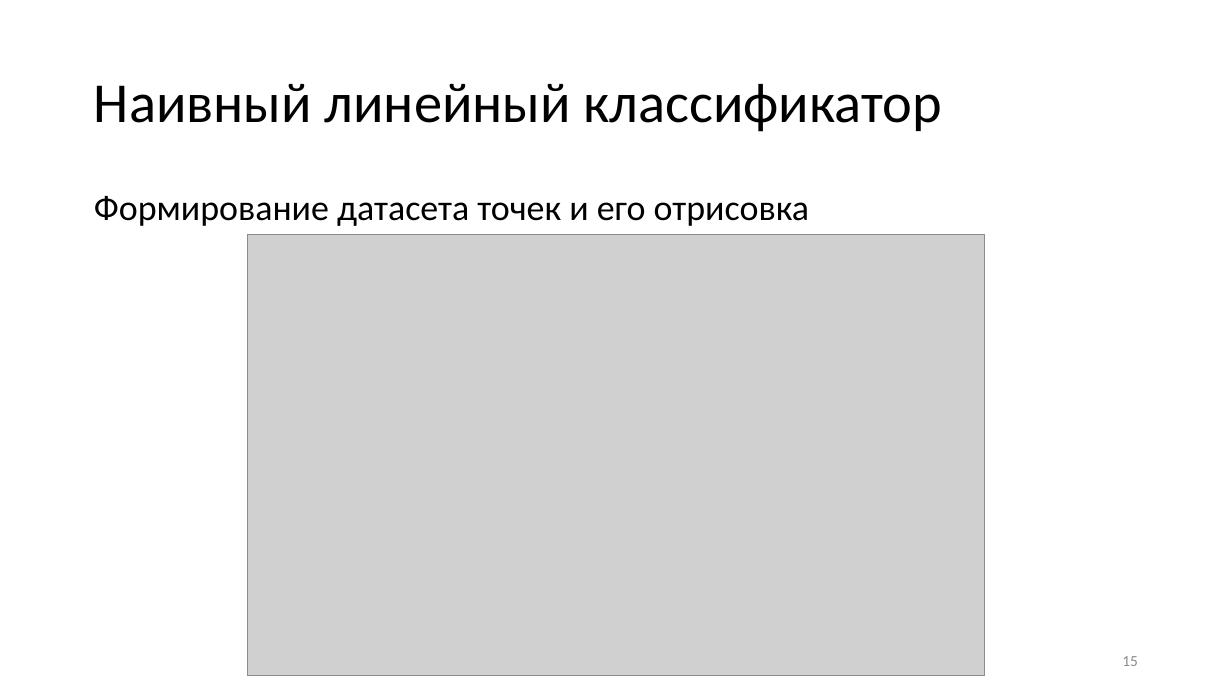
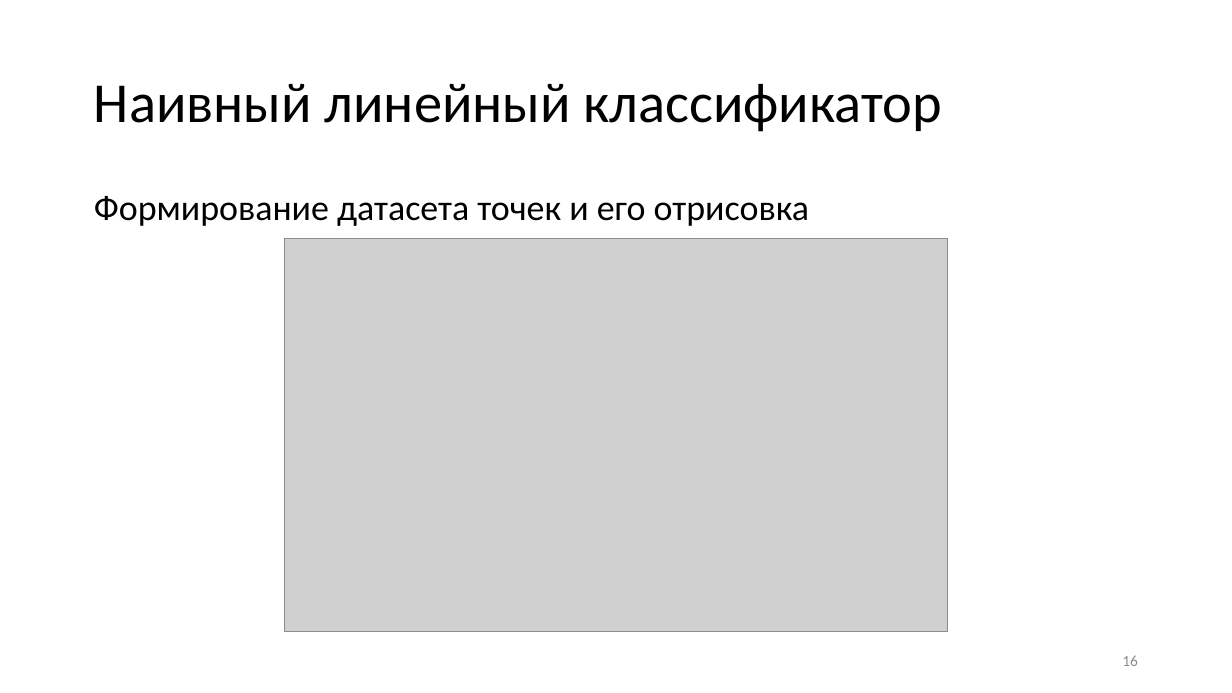
Before and after one commit to VictorAboba/Masters_lec, a slide deck: slide 16 of Lecture_1/neiron_layer_mlp.pptx (slide 15 before the commit). Drawn at 1232x693 pixels with LibreOffice and Linux fonts; fonts in the diff are those of the drawing; grey boxes stand for pictures. Boxes give left, top, right and bottom in pixels: in the first picture for what was removed or moved away, otherwise in the second. Text is boxed around its words. In the diff, an @@ line names an element or a change of style, - is before the commit and + after.

```diff
--- a/Lecture_1/neiron_layer_mlp.pptx
+++ b/Lecture_1/neiron_layer_mlp.pptx
@@ picture: place and size @@
-picture at [248, 235, 985, 677]
+picture at [285, 238, 948, 632]
@@ page number at [1122, 655, 1138, 666]: text changed @@
-15
+16
```
Also in this commit, not shown: 13 other slides changed, 4 slides added, 1 slide removed, 1 other file.
